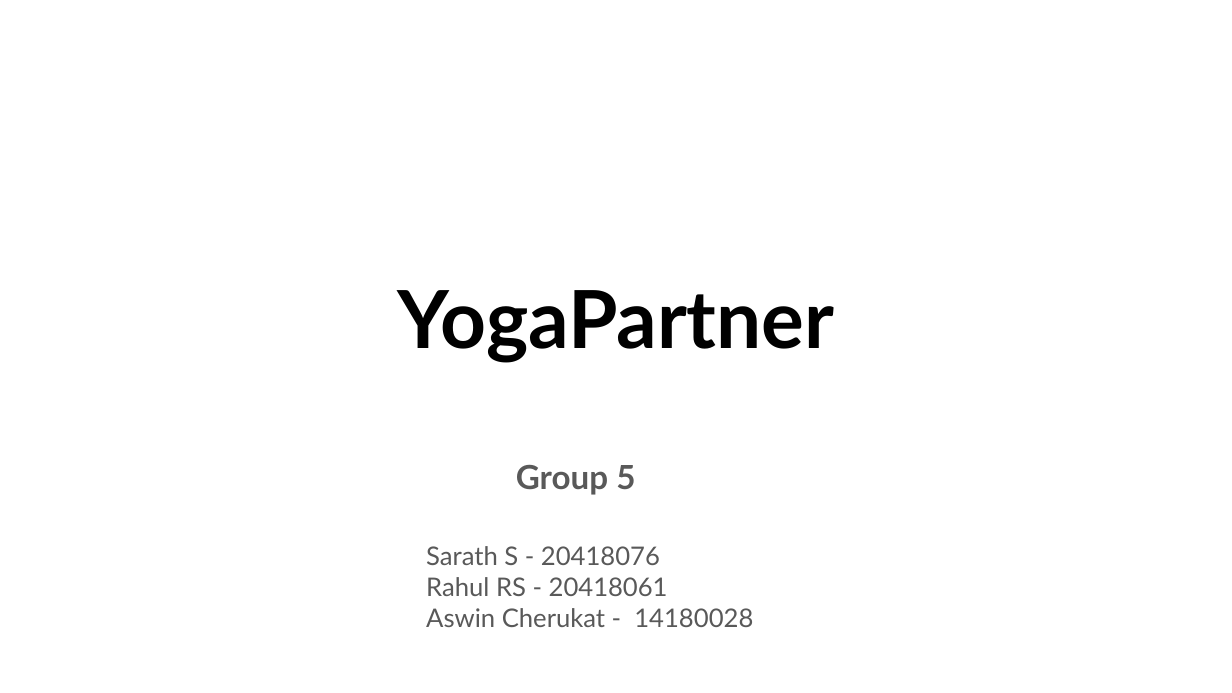
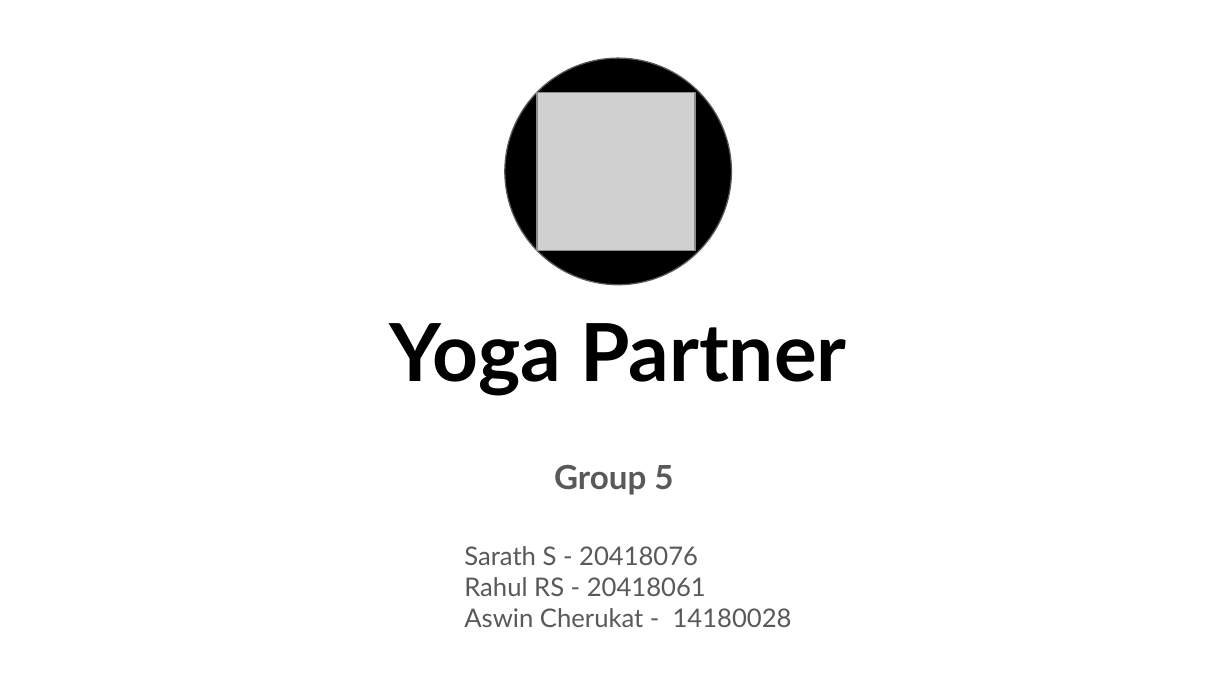
Before and after one commit to Sharkaboi/YogaPartner, a slide deck: slide 1 of docs/YogaPartner - Presentation.pptx. Drawn at 1232x693 pixels with LibreOffice and Linux fonts; fonts in the diff are those of the drawing; grey boxes stand for pictures. Boxes give left, top, right and bottom in pixels: in the first picture for what was removed or moved away, otherwise in the second. Text is boxed around its words. In the diff, an @@ line names an element or a change of style, - is before the commit and + after.

```diff
--- a/docs/YogaPartner - Presentation.pptx
+++ b/docs/YogaPartner - Presentation.pptx
@@ ellipse added at [505,58,732,285], fill #000000, outline #595959 0.75 pt @@
@@ picture added at [537,92,695,250] @@
@@ title removed at [397,290,834,363] @@
-YogaPartner
@@ title added at [389,323,846,395], 46.8 pt, text #000000, bold @@
+Yoga Partner
@@ subtitle "Group 5": place and size @@
-subtitle "Group 5" at [516,465,635,495]
+subtitle "Group 5" at [554,465,673,495]
@@ text "Sarath S - 20418076": place and size @@
-text "Sarath S - 20418076" at [426,546,753,627]
+text "Sarath S - 20418076" at [464,546,792,627]
```
Also in this commit, not shown: 4 other files.
